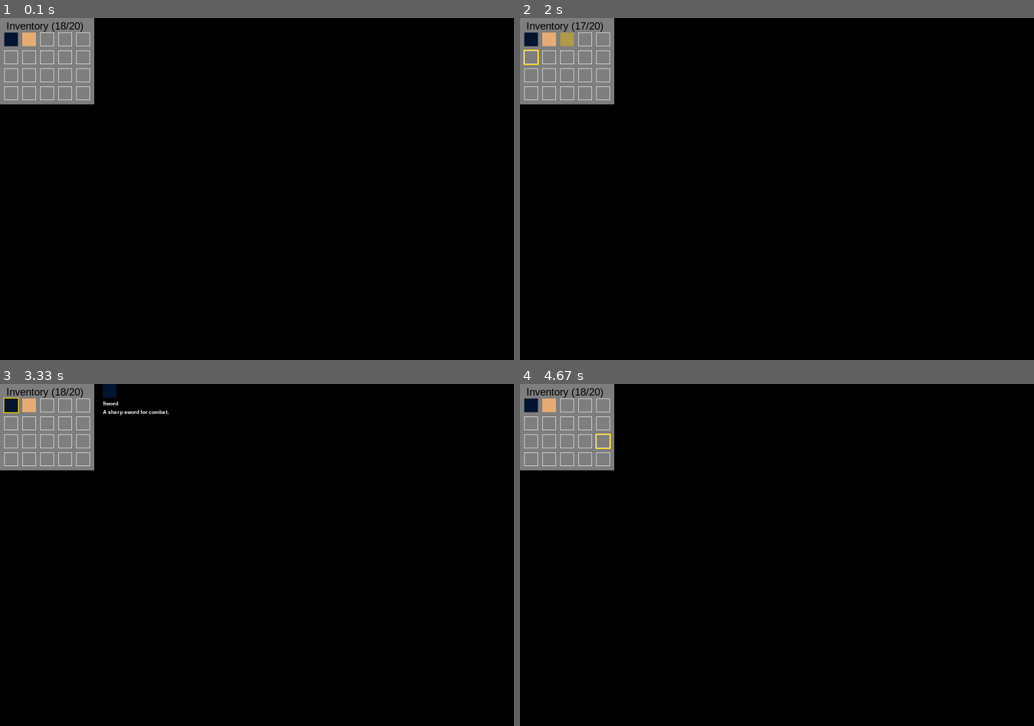
Above: before the commit, frames 1-4 (two rows, left to right).
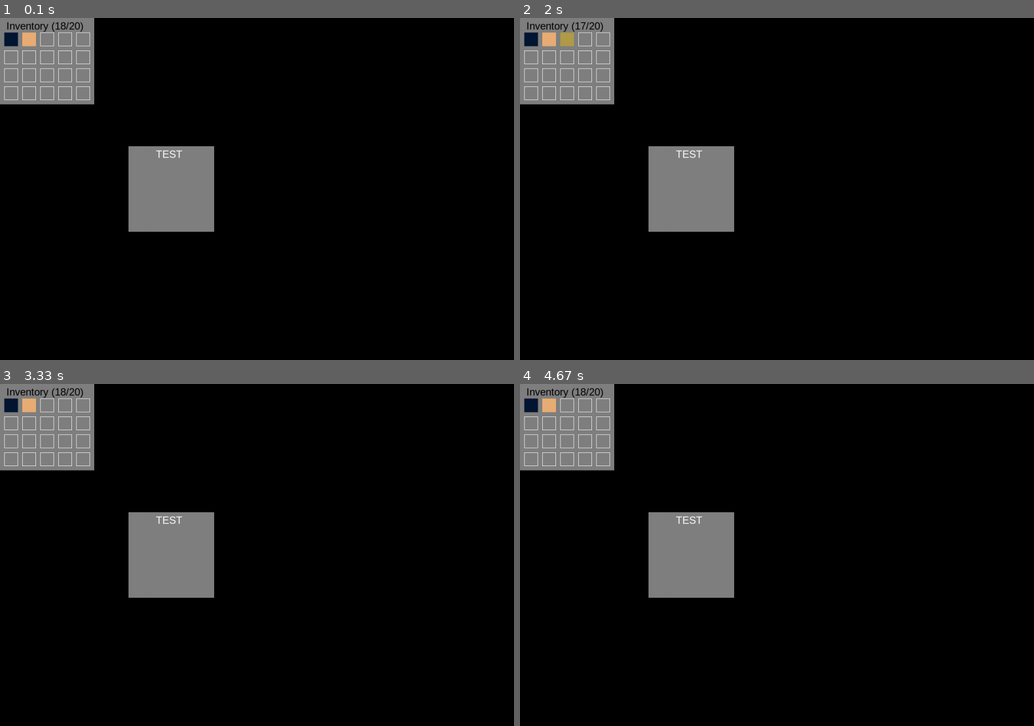
Above: after the commit, the same moments.

Repository: Pappet/CraftingGame_pygame
Game: pygame game, started from CraftingGame/main.py
The game is run twice, just before and just after one commit, with the same random seed, the same clock (stepped at 60 frames per second) and the same inputs.
Inputs (mouse positions are in pixels of both pictures, inside the frame that each line leads up to):
- Up to frame 1 (0.1 s): no input
- Up to frame 2 (2 s): click (550, 38) at 0.38 s; tap A at 0.67 s; click (617, 137) at 1.05 s; click (530, 59) at 1.38 s; click (787, 72) at 1.72 s
- Up to frame 3 (3.33 s): tap R at 2 s; click (10, 404) at 2.38 s; click (185, 483) at 2.72 s
- Up to frame 4 (4.67 s): click (566, 404) at 3.55 s; click (884, 493) at 3.88 s; click (602, 442) at 4.22 s; click (797, 541) at 4.55 s

The runs differ from the first frame. In frame 1, 4.2% of the frame differs, in the area x 25-42%, y 37-63%; in frame 2, 4.2%; in frame 3, 4.4%, in the area x 0-42%, y 0-63%; in frame 4, 4.2%.

Commit message:
Started menu handling. I want to add more menus. Item information etc. Refactored the slot clicking.

Diff:
--- a/CraftingGame/main.py
+++ b/CraftingGame/main.py
@@ -1,9 +1,10 @@
 import pygame
 import helper.color as color
-from Inventory.inventory import Inventory
-from Inventory.item import Item
-from Inventory.item_types import ItemType
-
+from menus.inventory import Inventory
+from menus.item import Item
+from menus.item_types import ItemType
+from menus.menu import Menu
+from menus.menus_manager import menus_manager
 
 pygame.init()
 
@@ -16,22 +17,31 @@
 inventory_rows = 4
 inventory_cols = 5
 inventory_tile = "Inventory"
-menu_edge_spacing = 10
+inventory_slot_size = 32
+menu_spacing = 10
 menu_title_spacing = 24
+menu_font_size = 18
 
 # ---- Pygame Screen --------------------------------------------------------
 screen = pygame.display.set_mode((screen_width, screen_height))
 pygame.display.set_caption(screen_title)
 window_position = screen.get_rect().center
 pygame.display.window_pos = window_position
+# ---- create inventory and items --------------------------------------------------------
+menu_manager = menus_manager()
+
 
 # ---- create inventory and items --------------------------------------------------------
-inventory = Inventory(0, 0, 32, 10, inventory_rows,
-                      inventory_cols, menu_edge_spacing, menu_title_spacing, inventory_tile)
+inventory = Inventory(0, 0, 100, 100, inventory_slot_size, menu_spacing, inventory_rows,
+                      inventory_cols, menu_spacing, menu_title_spacing, inventory_tile)
+
+test_menu = Menu(300, 300, 200, 200, menu_spacing, menu_title_spacing, "TEST")
+
+menu_manager.add_menu(inventory)
+menu_manager.add_menu(test_menu)
 
 item1 = Item("Sword", ItemType.WEAPON, "A sharp sword for combat.")
-item2 = Item("Potion", ItemType.POTION,
-             "A magical potion that heals you.")
+item2 = Item("Potion", ItemType.POTION, "A magical potion that heals you.")
 
 inventory.add_item(item1)
 inventory.add_item(item2)
@@ -43,9 +53,11 @@
 while running:
     # Event-Handling
     for event in pygame.event.get():
+        # the close button on the window was pressed
         if event.type == pygame.QUIT:
             running = False
         elif event.type == pygame.KEYDOWN:
+            # testing the inventory - add and remove an test item
             if event.key == pygame.K_a:
                 if inventory.get_free_inventory_space() > 0:
                     inventory.add_item(
@@ -57,44 +69,41 @@
         elif event.type == pygame.MOUSEBUTTONDOWN:
             # check if left mouse button was pressed
             if event.button == 1:
-                # get the grid coordinates of the click
-                print(event.pos)
-                grid_x = (
-                    event.pos[0] - inventory.x) // (inventory.slot_size + inventory.slot_spacing)
-                grid_y = (event.pos[1] - inventory.y -
-                          inventory.title_spacing - inventory.edge_spacing) // (inventory.slot_size + inventory.slot_spacing - (inventory.edge_spacing//2))
-                print((grid_x, grid_y))
-                # check if the click was inside the inventory
-                if 0 <= grid_x < inventory.cols and 0 <= grid_y < inventory.rows:
-                    # get the selected slot
-                    slot = inventory.slots[grid_y * inventory.cols + grid_x]
-                    # get the item in the slot, if any
-                    selected_item = inventory.get_selected_item(event.pos)
-                    # print the item information
-                    if selected_item is not None:
-                        print("Selected item:", selected_item.name)
-                        print("Description:", selected_item.description)
+                selected_item_index = False
+                # Go through all slots and check if the position of the click is within in one slot
+                for slot in inventory.slots:
+                    if slot.is_clicked(event.pos):
+                        # slot was clicked. Set the helper index to true
+                        selected_item_index = True
+                        # set the item in slot
+                        selected_item = slot.item_in_slot()
+                    # if no slot was clicked set it to None
+                    if selected_item_index is False:
+                        selected_item = None
 
+    # clear the screen with black
+    screen.fill(color.black)
     # draw inventory
-    screen.fill(color.black)
-    inventory.draw(screen)
+    menu_manager.draw(screen)
 
     # draw the selected item's info
     if selected_item is not None:
-        font = pygame.font.Font(None, 18)
-        name_text = font.render(selected_item.name, True, (255, 255, 255))
+        font = pygame.font.Font(None, menu_font_size)
+        name_text = font.render(selected_item.name, True, color.white)
         desc_text = font.render(
-            selected_item.description, True, (255, 255, 255))
+            selected_item.description, True, color.white)
         image_item = selected_item.get_image()
         screen.blit(image_item, (inventory.x +
-                    inventory.width + 20, inventory.y))
+                    inventory.width + menu_spacing, inventory.y))
         screen.blit(name_text, (inventory.x +
-                    inventory.width + 20, inventory.y + 40))
+                    inventory.width + menu_spacing, inventory.y + 40))
         screen.blit(desc_text, (inventory.x +
-                    inventory.width + 20, inventory.y + 60))
+                    inventory.width + menu_spacing, inventory.y + 60))
 
     pygame.display.update()
-    clock.tick(60)  # limit the frame rate to 60 FPS
+    # limit the frame rate to 60 FPS
+    clock.tick(60)
 
+# Stop the Game and close the window
 pygame.quit()
 quit()
--- a/CraftingGame/Inventory/inventory.py
+++ b/CraftingGame/menus/inventory.py
@@ -1,33 +1,29 @@
-from Inventory.slot import Slot
+from menus.slot import Slot
 import pygame
-import random
 import helper.color as color
+from .menu import Menu
 
 
-class Inventory:
-    def __init__(self, x, y, slot_size, slot_spacing, rows, cols, edge_spacing, title_spacing, title):
-        self.x = x
-        self.y = y
+class Inventory(Menu):
+    def __init__(self, x, y, width, height, slot_size, slot_spacing, rows, cols, edge_spacing, title_spacing, title):
+        super().__init__(x=x, y=y, width=width, height=height,
+                         edge_spacing=edge_spacing, title_spacing=title_spacing, title=title)
+
         self.slot_size = slot_size
         self.slot_spacing = slot_spacing
-        self.edge_spacing = edge_spacing
-        self.title_spacing = title_spacing
-        self.title = title
         self.rows = rows
         self.cols = cols
         self.width = self.slot_size*self.cols + \
             (self.slot_spacing*self.cols) - \
-            self.slot_spacing + (edge_spacing*2)
+            self.slot_spacing + (self.edge_spacing*2)
+
         self.height = self.slot_size*self.rows + \
-            (self.slot_spacing*self.rows) - \
-            self.slot_spacing + (edge_spacing*2) + self.title_spacing
+            (self.slot_spacing*self.rows) - self.slot_spacing + \
+            (self.edge_spacing*2) + self.title_spacing
+
+        self.image = pygame.Surface((self.width, self.height))
         self.slots = []
         self.create_slots()
-
-        self.image = pygame.Surface((self.width, self.height))
-        self.bg_color = color.gray
-        # change the font to a system font that is available on your system
-        self.font = pygame.font.SysFont("arial", self.title_spacing)
 
     def create_slots(self):
         for row in range(self.rows):
@@ -44,27 +40,6 @@
 
     def get_slot_index(self, slot):
         return self.slots.index(slot)
-
-    def get_selected_item(self, mouse_pos):
-        # convert mouse position to grid coordinates
-        grid_x = (mouse_pos[0] -
-                  self.x) // (self.slot_size + self.slot_spacing)
-        grid_y = (mouse_pos[1] - self.y -
-                  30) // (self.slot_size + self.slot_spacing)
-        # check if mouse position is inside the inventory
-        if 0 <= grid_x < self.cols and 0 <= grid_y < self.rows:
-            # get the selected slot
-            slot = self.slots[grid_y * self.cols + grid_x]
-            # select the slot
-            for s in self.slots:
-                s.selected = False
-            slot.selected = True
-            # get the item in the slot, if any
-            return slot.item
-        # deselect all slots if not clicked on a slot
-        for s in self.slots:
-            s.selected = False
-        return None
 
     def get_last_filled_slot(self):
         for slot in reversed(self.slots):
@@ -95,9 +70,6 @@
                 return True
         return False
 
-    def get_image(self):
-        return self.image
-
     def draw(self, surface):
         self.image.fill(self.bg_color)
         bg_rect = self.image.get_rect(topleft=(self.x, self.y))
--- a/CraftingGame/Inventory/item.py
+++ b/CraftingGame/menus/item.py
@@ -1,6 +1,5 @@
-from Inventory.item_types import ItemType
+from menus.item_types import ItemType
 import pygame
-import random
 import helper.color as color
 
 
@@ -13,14 +12,14 @@
         self.category = category
         self.description = description
 
+    def get_image(self):
+        return self.image
+
     def get_name(self):
         return self.name
 
     def get_category(self):
         return self.category
 
-    def get_image(self):
-        return self.image
-
     def get_description(self):
         return self.description
--- /dev/null
+++ b/CraftingGame/menus/item_info.py
@@ -0,0 +1,6 @@
+from CraftingGame.menus.menu import Menu
+
+
+class Item_info(Menu):
+    def __init__(self, x, y, width=100, height=100, edge_spacing=10, title_spacing=30, title="Default"):
+        super().__init__(x, y, width, height, edge_spacing, title_spacing, title)
--- /dev/null
+++ b/CraftingGame/menus/menu.py
@@ -0,0 +1,46 @@
+import pygame
+import helper.color as color
+
+
+class Menu:
+    def __init__(self, x, y, width=100, height=100, edge_spacing=10, title_spacing=30, title="Default"):
+        self.x = x
+        self.y = y
+        self.edge_spacing = edge_spacing
+        self.title_spacing = title_spacing
+        self.title = title
+        self.width = width
+        self.height = height
+        self.image = pygame.Surface((self.width, self.height))
+        self.bg_color = color.gray
+        # change the font to a system font that is available on your system
+        self.font = pygame.font.SysFont("arial", self.title_spacing)
+
+    @property
+    def width(self):
+        return self._width
+
+    @width.setter
+    def width(self, new_value):
+        self._width = new_value
+
+    @property
+    def height(self):
+        return self._height
+
+    @height.setter
+    def height(self, new_value):
+        self._height = new_value
+
+    def get_image(self):
+        return self.image
+
+    def draw(self, surface):
+        self.image.fill(self.bg_color)
+        bg_rect = self.image.get_rect(topleft=(self.x, self.y))
+        # topleft=(self.x - self.edge_spacing, self.y - self.edge_spacing - self.title_spacing))
+        pygame.draw.rect(surface, self.bg_color, bg_rect)
+
+        title_surface = self.font.render(self.title, True, color.white)
+        surface.blit(title_surface, (self.x - (title_surface.get_width()/2) +
+                     (self.width/2) - (self.edge_spacing/2), self.y + (self.edge_spacing/2)))
--- /dev/null
+++ b/CraftingGame/menus/menus_manager.py
@@ -0,0 +1,13 @@
+class menus_manager:
+    def __init__(self) -> None:
+        self.menus = []
+
+    def add_menu(self, menu):
+        self.menus.append(menu)
+
+    def remove_menu(self, menu):
+        self.menus.remove(menu)
+
+    def draw(self, screen):
+        for menu in self.menus:
+            menu.draw(screen)
--- a/CraftingGame/Inventory/slot.py
+++ b/CraftingGame/menus/slot.py
@@ -31,6 +31,17 @@
             print("this Slot is empty!")
             return
 
+    def is_clicked(self, pos):
+        if self.x <= pos[0] < self.x+self.width and self.y <= pos[1] < self.y+self.height:
+            self.selected = True
+            return True
+        else:
+            self.selected = False
+            return False
+
+    def item_in_slot(self):
+        return self.item
+
     def draw(self, surface):
         pygame.draw.rect(surface, color.white, self.rect, 1)
         if not self.is_empty():
Empty file added: CraftingGame/menus/__ini__.py
Renamed: CraftingGame/Inventory/item_types.py -> CraftingGame/menus/item_types.py
